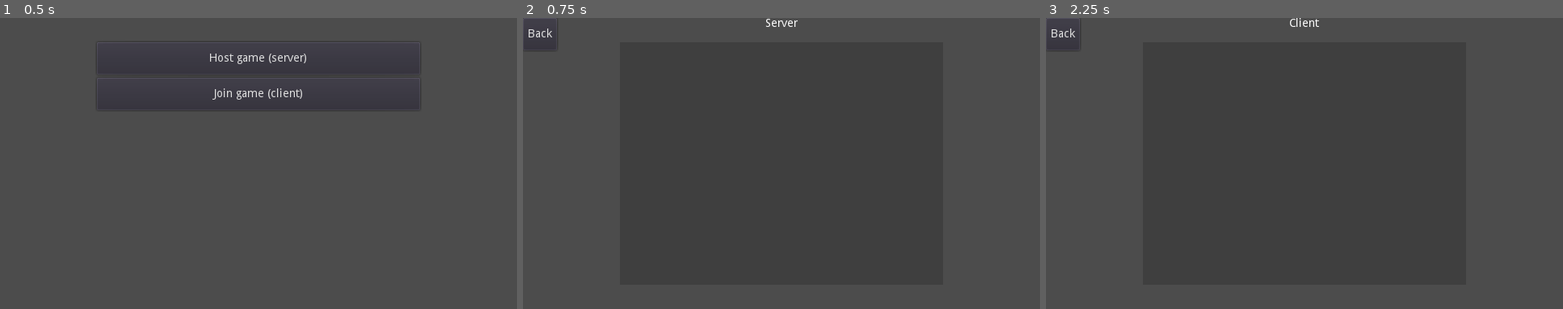
Above: before the commit, frames 1-3 (left to right).
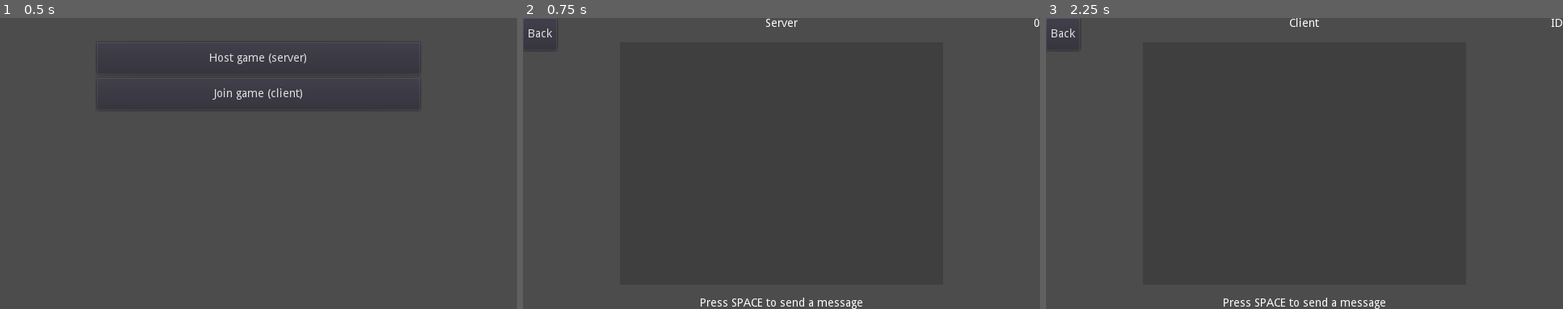
Above: after the commit, the same moments.

Repository: AlecAcosta/networking-tests
Game: Godot game, scene res://Main.tscn
Two runs of this game, one before a commit and one after it. Both use one fixed random seed, a clock stepped at 60 frames per second and the inputs below.
Inputs:
- Up to frame 1 (0.5 s): no input
- Up to frame 2 (0.75 s): click "Host game (server)" at 0.5 s
- Up to frame 3 (2.25 s): click "Back" at 1.25 s; click "Join game (client)" at 2 s

Frame 1 is identical in both runs. In frame 2, 0.4% of the frame differs, in the area x 34-100%, y 0-100%; in frame 3, 0.4%.
Error before the commit: Invalid type in function 'create_client' in base 'NetworkedMultiplayerENet'. Cannot convert argument 1 from Nil to String. (res://Network.gd:33)
Error after the commit: Invalid type in function 'create_client' in base 'NetworkedMultiplayerENet'. Cannot convert argument 1 from Nil to String. (res://Network.gd:36)

Commit message:
server and clients can send a message with their id

Diff:
--- a/BaseRoom.gd
+++ b/BaseRoom.gd
@@ -1,15 +1,31 @@
 extends Control
 
+
 onready var OutputLog:= $"OutputLog"
-onready var LblIP:= $"LblIP"
+onready var LblID:= $"LblID"
 
 var id: int
+
+
+func _ready():
+	Network.connect("message_recieved", self, "_on_message_recieved")
+	Network.connect("player_has_joined", self, "_on_player_has_joined")
+	Network.connect("id_changed", self, "_on_id_changed")
 
 
 func output_print(text: String):
 	OutputLog.text += text + "\n"
 
 
+func _on_id_changed(id: int):
+	LblID.text = str(id)
+
 func _on_BtnBack_pressed():
 	get_tree().network_peer = null
 	get_tree().change_scene("res://Main.tscn")
+
+func _on_message_recieved(id: int, text: String):
+	output_print("      -"+str(id)+ ": "+ text)
+
+func _on_player_has_joined(id: int):
+	output_print("   "+str(id)+" has joined")
--- a/BaseRoom.tscn
+++ b/BaseRoom.tscn
@@ -13,11 +13,18 @@
 text = "Base Room"
 align = 1
 
-[node name="LblIP" type="Label" parent="."]
+[node name="LblID" type="Label" parent="."]
+anchor_right = 1.0
+margin_bottom = 14.0
+text = "ID"
+align = 2
+
+[node name="Label" type="Label" parent="."]
 anchor_top = 1.0
 anchor_right = 1.0
 anchor_bottom = 1.0
 margin_top = -14.0
+text = "Press SPACE to send a message"
 align = 1
 
 [node name="OutputLog" type="RichTextLabel" parent="."]
--- a/Client.gd
+++ b/Client.gd
@@ -4,21 +4,20 @@
 func _ready():
 	Network.init_client()
 
-	Network.connect("server_disconnected", self, "_on_server_disconnected")
-	Network.connect("connection_succeeded", self, "_on_connection_succeeded")
-	Network.connect("connection_failed", self, "_on_connection_failed")
+	Network.peer.connect("server_disconnected", self, "_on_server_disconnected")
+	Network.peer.connect("connection_succeeded", self, "_on_connection_succeeded")
+	Network.peer.connect("connection_failed", self, "_on_connection_failed")
 
 func _input(event):
 	if event.is_action_pressed("ui_accept"):
-		Network.rpc("recieve_message", Network.id, "hi, im connected")
-
+		Network.rpc("recieve_message", Network.id, "hi, I'm a client")
+#		_on_message_recieved(Network.id, "hi, I'm a client")
 
 func _on_server_disconnected():
 	output_print("server disconnected")
 
 func _on_connection_succeeded():
 	output_print("connection succeeded")
-	rpc_id(1, "test", "Hello")
 
 func _on_connection_failed():
 	output_print("connection failed")
--- a/Network.gd
+++ b/Network.gd
@@ -1,28 +1,31 @@
 extends Node
+
+signal player_has_joined
+signal message_recieved
+signal id_changed
+
 
 var peer
 var ip_address
-var id
+var id setget set_id
 
-signal connection_succeeded
-signal connection_failed
-signal peer_connected
-signal peer_disconnected
-signal server_disconnected
-signal message_recieved
+
+func set_id(value: int):
+	id = value
+	emit_signal("id_changed", id)
 
 
 func init_server():
 	peer = NetworkedMultiplayerENet.new()
-	peer.create_server(28960, 2)
+	peer.create_server(28960, 10)
 	get_tree().set_network_peer(peer)
 
 	update_id()
 
-	peer.connect("connection_succeeded", self, "_on_connection_succeeded")
-	peer.connect("connection_failed", self, "_on_connection_failed")
-	peer.connect("peer_connected", self, "_on_peer_connected")
-	peer.connect("peer_disconnected", self, "_on_peer_disconnected")
+#	peer.connect("connection_succeeded", self, "_on_connection_succeeded")
+#	peer.connect("connection_failed", self, "_on_connection_failed")
+#	peer.connect("peer_connected", self, "_on_peer_connected")
+#	peer.connect("peer_disconnected", self, "_on_peer_disconnected")
 
 func init_client():
 	for ip in IP.get_local_addresses():
@@ -40,24 +43,11 @@
 	peer.connect("server_disconnected", self, "_on_server_disconnected")
 
 func update_id():
-	id = get_tree().get_network_unique_id()
+	set_id(get_tree().get_network_unique_id())
 
 
-remote func recieve_message(id: int, text: String):
+remotesync func recieve_message(id: int, text: String):
 	emit_signal("message_recieved", id, text)
 
-
-func _on_connection_succeeded():
-	emit_signal("connection_succeeded")
-
-func _on_connection_failed():
-	emit_signal("connection_failed")
-
-func _on_peer_connected(id: int):
-	emit_signal("peer_connected", id)
-
-func _on_peer_disconnected(id: int):
-	emit_signal("peer_disconnected", id)
-
-func _on_server_disconnected():
-	emit_signal("server_disconnected")
+remotesync func player_has_joined_msg(id: int):
+	emit_signal("player_has_joined", id)
--- a/Server.gd
+++ b/Server.gd
@@ -4,21 +4,17 @@
 func _ready():
 	Network.init_server()
 
-	Network.connect("peer_connected", self, "_on_peer_connected")
-	Network.connect("peer_disconnected", self, "_on_peer_disconnected")
-	Network.connect("message_recieved", self, "_on_message_recieved")
+	Network.peer.connect("peer_connected", self, "_on_peer_connected")
+	Network.peer.connect("peer_disconnected", self, "_on_peer_disconnected")
 
-#func _input(event):
-#	if event.is_action_pressed("ui_accept"):
-#		Network.rpc("message", id, "hi, im the server")
-
+func _input(event):
+	if event.is_action_pressed("ui_accept"):
+		Network.rpc("recieve_message", id, "hi, I'm the server")
+#		_on_message_recieved(Network.id, "hi, I'm the server")
 
 func _on_peer_connected(id: int):
 	output_print("peer connected, id: "+str(id))
-	rpc("message", "welcome "+ str(id))
+	Network.rpc("player_has_joined_msg", id)
 
 func _on_peer_disconnected(id: int):
 	output_print("peer disconnected, id: "+str(id))
-
-func _on_message_recieved(id: int, text: String):
-	output_print(str(id)+ ": "+ text)
